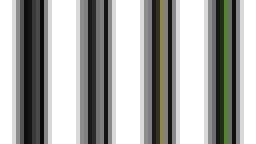
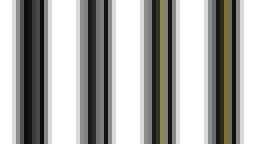
Revision of a layered 256px x 144px image; what changed, layer by layer:
painted on "Layer 3" over [220, 0, 232, 144]
